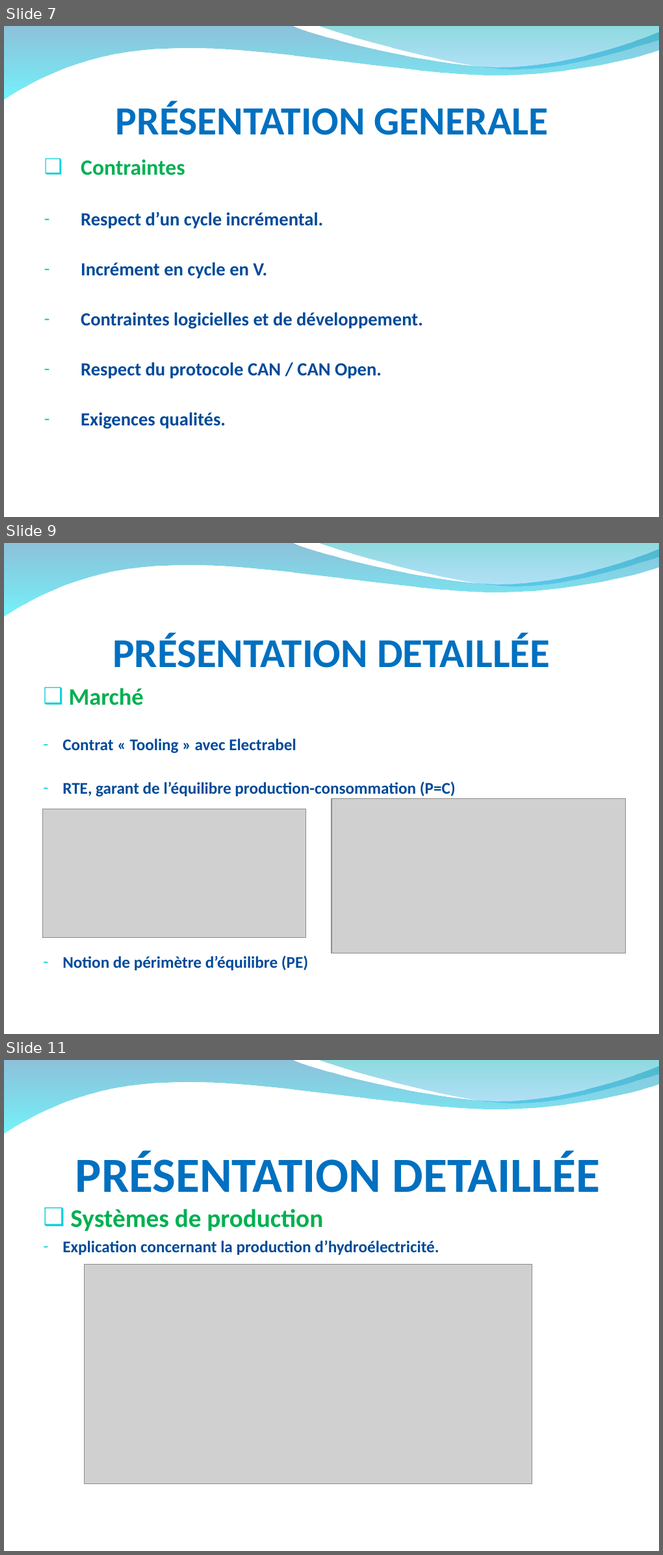
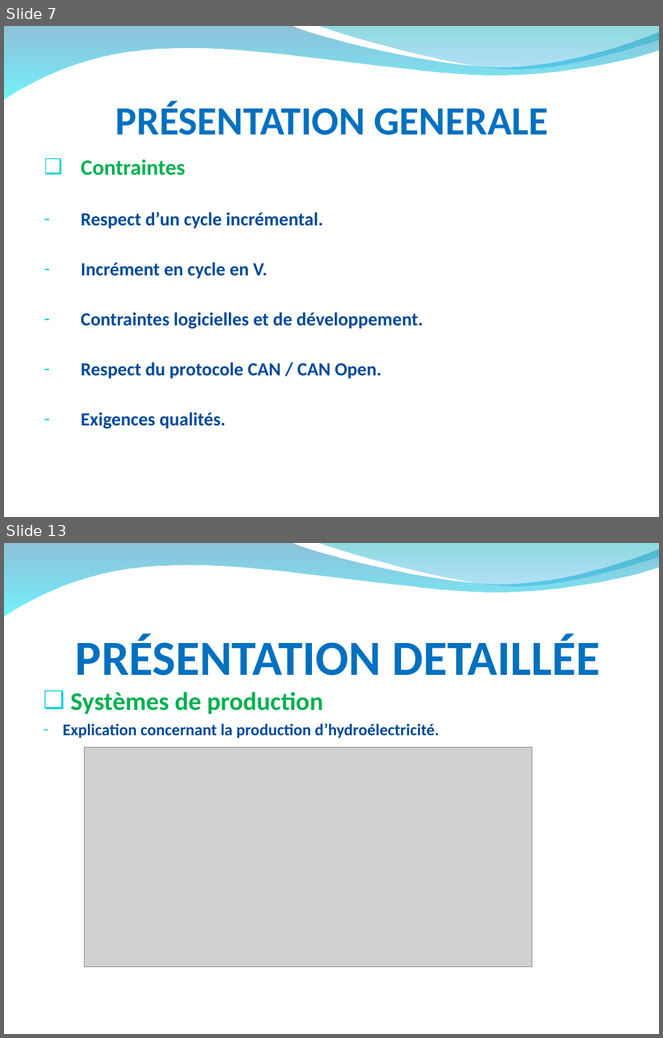
Before and after one commit to hardware/AscenseurPoissons, a slide deck: DOSSIERS A RENDRE/RevueAnalysePPT.ppt. Shown one above the other, each under a label of ours: slides 7, 9 and 11 before the commit, slides 7 and 13 after it; the slides between them are not shown. The pictures are 663x1555 and 663x1038 pixels, drawn with LibreOffice and Linux fonts; fonts in the diff are those of the drawing; grey boxes stand for pictures; background and template pictures are left out. Boxes give left, top, right and bottom in pixels: in the first picture for what was removed or moved away, otherwise in the second. Text is boxed around its words. In the diff, an @@ line names an element or a change of style, - is before the commit and + after.

```diff
--- a/DOSSIERS A RENDRE/RevueAnalysePPT.ppt
+++ b/DOSSIERS A RENDRE/RevueAnalysePPT.ppt
@@ slide 9 removed at box(4, 543, 659, 1034), background picture (left out); not listed: 2 template elements that a slide beside it also shows @@
@@ title removed at box(113, 633, 550, 668) @@
-PRÉSENTATION DETAILLÉE
@@ text removed at box(62, 688, 456, 971) @@
-❑ Marché
-– Contrat « Tooling » avec Electrabel
-– RTE, garant de l’équilibre production-consommation (P=C)
-– Notion de périmètre d’équilibre (PE)
@@ picture removed at box(42, 809, 306, 938) @@
@@ picture removed at box(332, 799, 626, 953) @@
@@ what was slide 11 is now slide 13 @@
```
Also in this commit, not shown: 2 slides changed, 4 slides added, 1 other slide removed.
